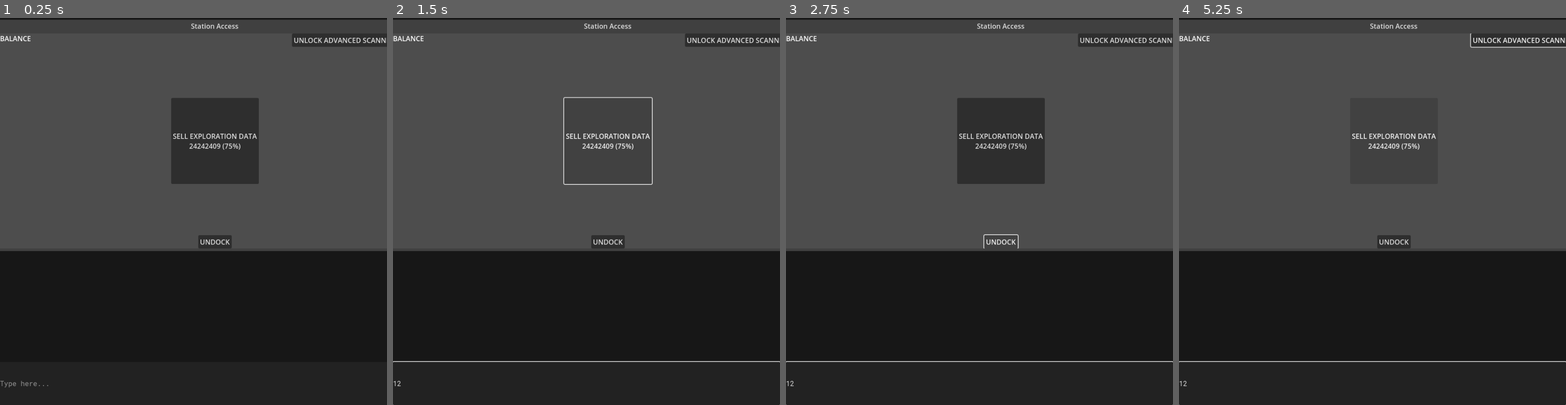
Above: before the commit, frames 1-4 (left to right).
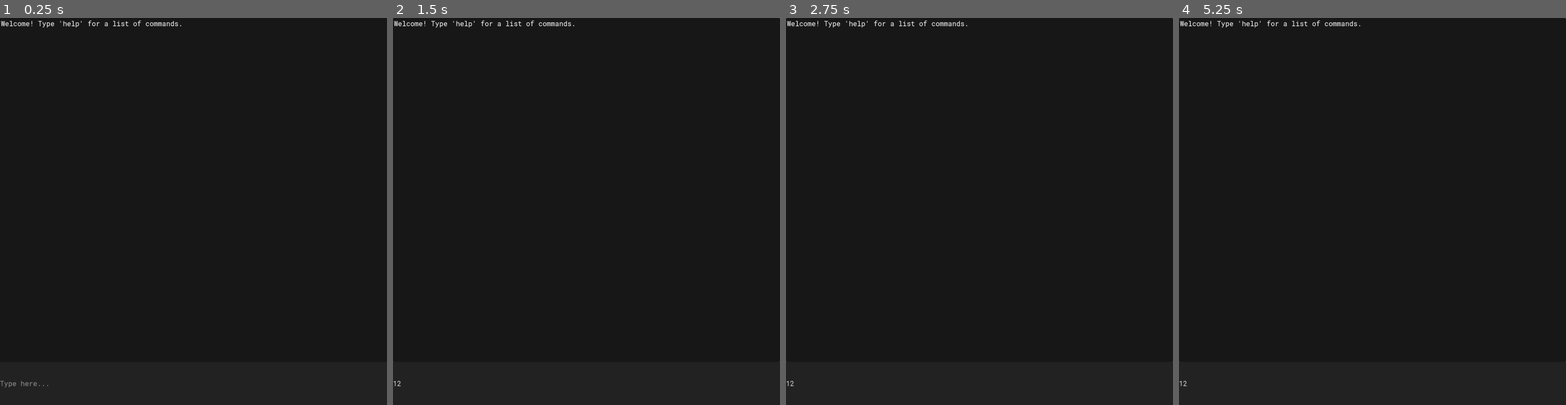
Above: after the commit, the same moments.

Repository: KermitGodFrog/Stellar-Cartography
Game: Godot game, scene res://Scenes/Game Master/gameMaster.tscn
Two runs of this game, one before a commit and one after it. Both use one fixed random seed, a clock stepped at 60 frames per second and the inputs below.
Inputs (mouse positions are in pixels of both pictures, inside the frame that each line leads up to):
- Up to frame 1 (0.25 s): no input
- Up to frame 2 (1.5 s): click (586, 381) at 0.52 s; type "12" at 0.6 s; click (609, 141) at 1.25 s, where only the run before the commit has a clickable "SELL EXPLORATION DATA 2424240…"
- Up to frame 3 (2.75 s): click (1002, 242) at 2 s, where only the run before the commit has a clickable "UNDOCK"
- Up to frame 4 (5.25 s): click (1538, 41) at 2.75 s, where only the run before the commit has a clickable "UNLOCK ADVANCED SCANNING (200…"; tap Enter at 3.5, 5 s; move the mouse to (1457, 192) at 3.52 s; press the mouse at (1457, 192) at 3.53 s; hold D (right) 3.53-4.28 s; tap Space at 4.25 s; move the mouse to (1295, 230) at 4.27 s; release the mouse at (1295, 230) at 4.28 s; hold S (down) 4.28-5.03 s; right-click (1295, 230) at 4.35 s; move the mouse to (1411, 126) at 5.02 s; hold D (right) from 5.03 s (still down); tap B (the B) at 5.1 s

The runs differ from the first frame. In frame 1, 54% of the frame differs, in the area x 0-100%, y 0-61%; in frame 2, 59%; in frame 3, 55%; in frame 4, 59%, in the area x 0-100%, y 0-100%.

Commit message:
Slight changes for pre-pre-alpha build.

Diff:
--- a/Scenes/Barycenter Visualizer/barycenter_visualizer.gd
+++ b/Scenes/Barycenter Visualizer/barycenter_visualizer.gd
@@ -50,3 +50,7 @@
 
 func get_screen_centre():
 	return (get_viewport_rect().size / 2)
+
+func _on_barycenter_visualizer_window_close_requested():
+	owner.hide()
+	pass
--- a/Scenes/Barycenter Visualizer/barycenter_visualizer.tscn
+++ b/Scenes/Barycenter Visualizer/barycenter_visualizer.tscn
@@ -13,3 +13,5 @@
 offset_right = 40.0
 offset_bottom = 40.0
 script = ExtResource("1_tynt4")
+
+[connection signal="close_requested" from="." to="barycenter_control" method="_on_barycenter_visualizer_window_close_requested"]
--- a/Scenes/Station UI/station_ui.tscn
+++ b/Scenes/Station UI/station_ui.tscn
@@ -6,6 +6,7 @@
 title = "Station Access"
 position = Vector2i(0, 36)
 size = Vector2i(1000, 500)
+visible = false
 
 [node name="station_control" type="Control" parent="."]
 layout_mode = 3
